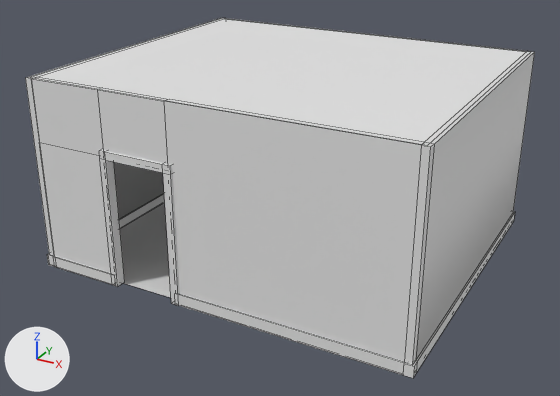
One commit to the FBX model Assets/SkillsLab/3D Models/Room/Room.fbx: the scene before it, then after it.
Rendered twice from a 50 mm lens placed at (6.51, -7.78, 5.88), pointed at (1.04, 2.15, 0.91). The axes (+X, +Y, +Z) are drawn at lower left. The lights are the same throughout. Mesh edges are drawn as thin lines.

The first picture shows 'Room'.
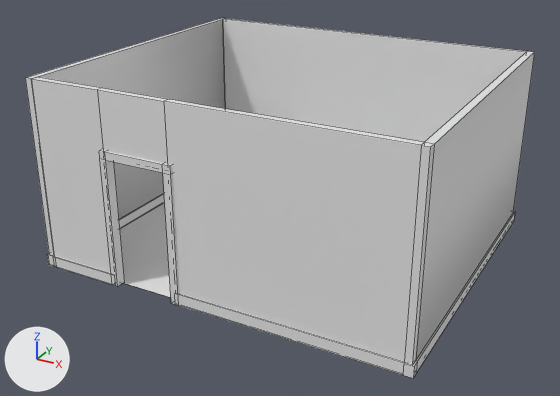
Pixel boxes (x1, y1, x2, y2) of what changed, in the pictures (560 x 396 px):
```json
{"part": 1, "of": "me_room", "change": "deleted", "before": [31, 18, 530, 145]}
{"part": 2, "of": "me_room", "change": "cut back", "before": [31, 79, 111, 273], "after": [31, 79, 111, 273]}
```

The change, as JSON lines over the scene's bpy script:
```json
{"block": "me_room", "where": "me_room.from_pydata(...)  # 155 vertices, 115 faces; spans x -1.89..4.14, y -0.09..5.08, z 0.0..3.02"}
{"block": "me_room", "where": "# used by ob_room; location = (0.0, 0.0, 0.0)"}
{"block": "me_room", "where": "# verts and faces of me_room; kept vertices keep their numbers, new ones are numbered from 155"}
{"block": "me_room", "where": "# before: 1 (-1.76, -0.06, 3.01) at pixel (30, 78), 3 (-1.76, 0.05, 3.01) at pixel (36, 76), 8 (-1.76, -0.06, 0.18) at pixel (54, 256), 9 (-1.76, 0.05, 0.18), 99 (-0.54, -0.06, 3.01) at pixel (97, 89)"}
{"block": "me_room", "where": "# before: 100 (-0.54, -0.06, 0.18), 116 (-1.76, -0.06, 2.06) at pixel (39, 142), 117 (-1.76, 0.05, 2.06), 119 (-0.54, -0.06, 2.06) at pixel (103, 156)"}
{"block": "me_room", "change": "me_room part 1: the loose piece of 4 vertices spanning x -1.8..4.08, y -0.04..4.99, z 3.02 is deleted"}
{"block": "me_room", "change": "me_room part 2"}
{"op": "add", "block": "me_room", "code": "delete_faces([(1, 3, 117, 116), (1, 116, 119, 99), (8, 100, 119, 116), (8, 116, 117, 9)])"}
{"op": "add", "block": "me_room", "code": "faces += [(1, 116, 8, 100, 119, 99)]"}
```
